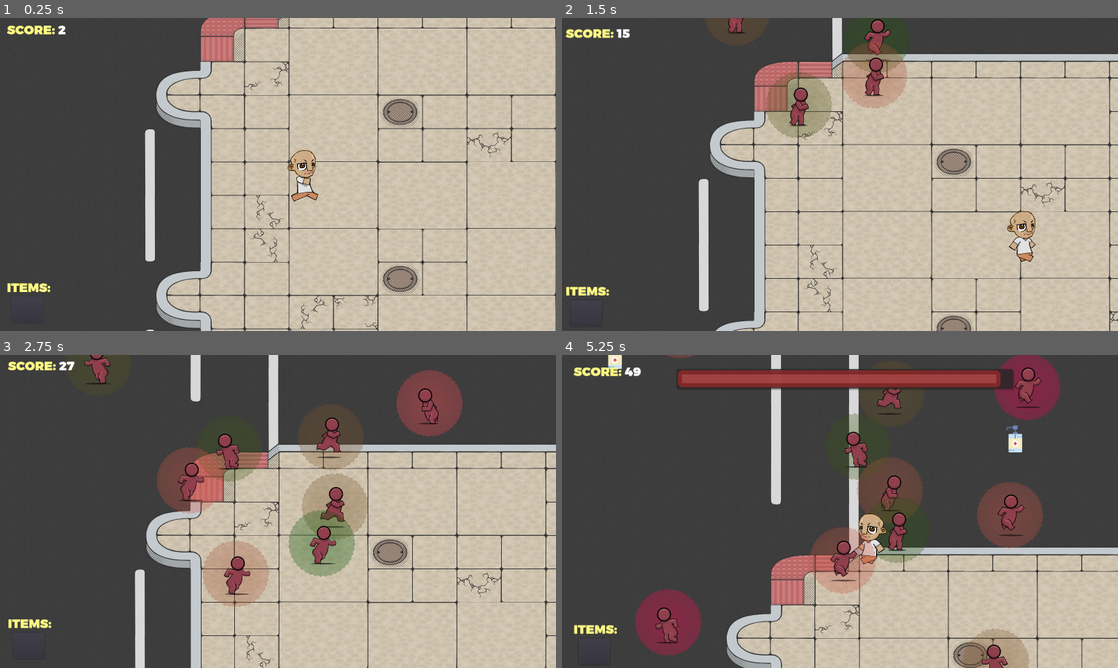
Above: before the commit, frames 1-4 (two rows, left to right).
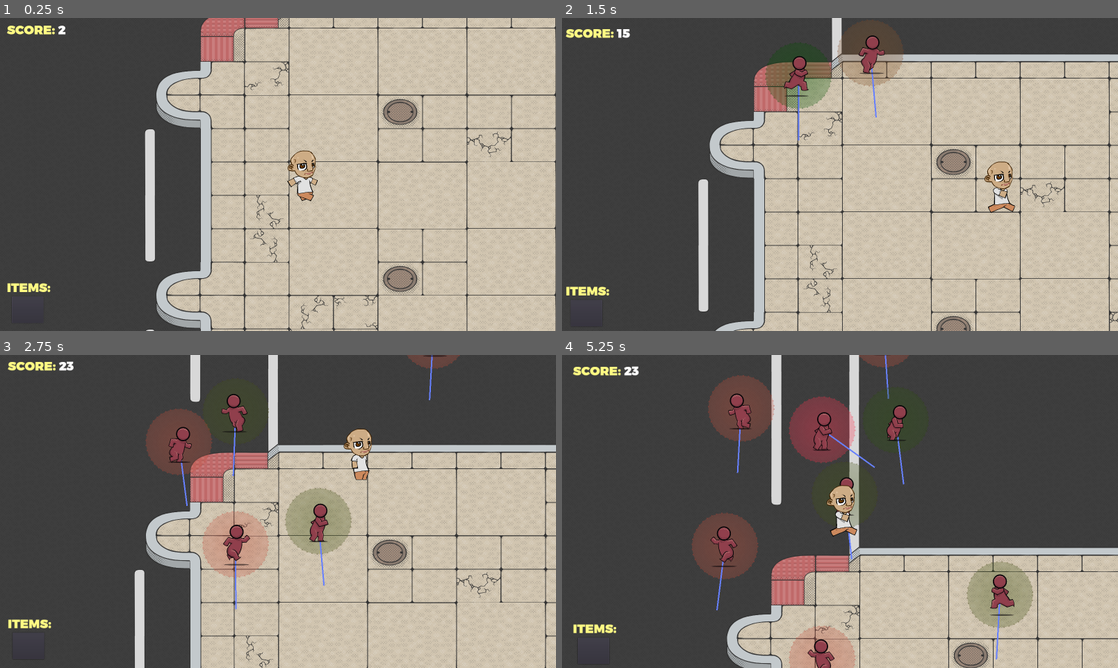
Above: after the commit, the same moments.

Repository: Mochiballz/Social_Distance_Simulator
Game: Godot game, scene res://Scenes/World.tscn
The game is run twice, just before and just after one commit, with the same random seed, the same clock (stepped at 60 frames per second) and the same inputs. The engine's default icon, where the game draws it, is replaced by a stand-in: a white triangle on a blue panel in a dark square.
Inputs (mouse positions are in pixels of both pictures, inside the frame that each line leads up to):
- Up to frame 1 (0.25 s): no input
- Up to frame 2 (1.5 s): tap Enter at 0.5 s; move the mouse to (962, 158) at 0.52 s; hold Right (ui_right) 0.53-1.28 s; click (962, 158) at 0.6 s; tap Shift (ui_dash, bound only before the commit) at 0.8, 1.35 s; move the mouse to (728, 190) at 1.27 s; hold Down (ui_down) from 1.28 s (still down)
- Up to frame 3 (2.75 s): click (166, 527) at 1.55 s; move the mouse to (333, 442) at 2.02 s; release Down (ui_down) at 2.03 s; hold Right (ui_right) from 2.03 s (still down); click (333, 442) at 2.1 s; tap Shift (ui_dash, bound only before the commit) at 2.3 s
- Up to frame 4 (5.25 s): move the mouse to (812, 574) at 2.77 s; release Right (ui_right) at 2.78 s; hold Up (ui_up) 2.78-3.53 s; tap Shift (ui_dash, bound only before the commit) at 2.85, 3.8, 4.35 s; click (812, 574) at 3.05 s; move the mouse to (1006, 558) at 3.52 s; hold Left (ui_left) 3.53-5.03 s; click (1006, 558) at 3.6 s; move the mouse to (673, 464) at 4.27 s; click (673, 464) at 4.55 s; move the mouse to (867, 511) at 5.02 s; hold Down (ui_down) from 5.03 s (still down); click (867, 511) at 5.1 s

The runs differ from the first frame. In frame 1, 0.3% of the frame differs, in the area x 51-58%, y 42-59%; in frame 2, 10%; in frame 3, 16%; in frame 4, 27%, in the area x 2-100%, y 0-100%.

Commit message:
Implemented JSON parsing, cleaned up older Infected functions

Diff:
--- /dev/null
+++ b/Data/infected_default.json
@@ -0,0 +1,20 @@
+{
+	"entity_type": "infected",
+	"entity_number": 1,
+	"speed": 300,
+
+	"behavior_array": [
+		{"behavior" : 0, "duration" : -1}
+	],
+	"formation_array": 3,
+
+	"odds": 1,
+	"spawners": [],
+	"spawner_rate_start": 0.5,
+	"spawner_rate_end": 0.5,
+	"spawner_delay": 0,
+
+	"aim_to_player": false,
+	"seek_to_player": false
+
+}
--- /dev/null
+++ b/Data/infected_loop_atp.json
@@ -0,0 +1,20 @@
+{
+	"entity_type": "infected",
+	"entity_number": 1,
+	"speed": 270,
+
+	"behavior_array": [
+		{"behavior" : 2, "duration" : -1}
+	],
+	"formation_array": 0,
+
+	"odds": 1,
+	"spawners": [],
+	"spawner_rate_start": 1.0,
+	"spawner_rate_end": 1.2,
+	"spawner_delay": 0,
+
+	"aim_to_player": true,
+	"seek_to_player": false
+
+}
--- /dev/null
+++ b/Data/item_revive.json
@@ -0,0 +1,20 @@
+{
+	"entity_type": "item",
+	"entity_number": 1,
+	"speed": 0,
+
+	"behavior_array": [
+		{"behavior" : 0, "duration" : -1}
+	],
+	"formation_array": 0,
+
+	"odds": 1,
+	"spawners": [],
+	"spawner_rate_start": 10.0,
+	"spawner_rate_end": 10.0,
+	"spawner_delay": 0,
+
+	"aim_to_player": false,
+	"seek_to_player": false
+
+}
--- a/Scenes/Infected.tscn
+++ b/Scenes/Infected.tscn
@@ -1,9 +1,10 @@
-[gd_scene load_steps=7 format=2]
+[gd_scene load_steps=8 format=2]
 
 [ext_resource path="res://Resources/Sprites/Temp_Character_Anim.tres" type="SpriteFrames" id=1]
 [ext_resource path="res://Scripts/Infected.gd" type="Script" id=2]
 [ext_resource path="res://Resources/Sprites/temp_danger_zone.png" type="Texture" id=3]
 [ext_resource path="res://Scripts/InfectionRange.gd" type="Script" id=4]
+[ext_resource path="res://Scripts/AvoidanceRay.gd" type="Script" id=5]
 
 [sub_resource type="CircleShape2D" id=1]
 radius = 93.0
@@ -36,12 +37,19 @@
 [node name="OverlapLines" type="Node2D" parent="InfectionRange"]
 visible = false
 
+[node name="AvoidanceRay" type="RayCast2D" parent="."]
+script = ExtResource( 5 )
+
+[node name="DebugLine" type="Line2D" parent="AvoidanceRay"]
+width = 4.0
+
 [node name="SpriteGroup" type="Node2D" parent="."]
 
 [node name="AnimatedSprite" type="AnimatedSprite" parent="SpriteGroup"]
 scale = Vector2( 0.4, 0.4 )
 frames = ExtResource( 1 )
 animation = "run"
+frame = 1
 playing = true
 
 [node name="CollisionShape2D" type="CollisionShape2D" parent="."]
--- a/Scenes/Player.tscn
+++ b/Scenes/Player.tscn
@@ -68,7 +68,7 @@
 scale = Vector2( 0.344928, 0.33913 )
 frames = SubResource( 1 )
 animation = "run"
-frame = 2
+frame = 7
 playing = true
 
 [node name="CollisionBox" type="CollisionShape2D" parent="."]
--- a/Scenes/World.tscn
+++ b/Scenes/World.tscn
@@ -228,7 +228,6 @@
 [node name="InfectedTimers" type="Node" parent="SpawnTimers"]
 
 [node name="ItemTimers" type="Node" parent="SpawnTimers"]
-[connection signal="velocity_change" from="Entities/Player" to="Interface/InterfaceCamera" method="_on_Player_velocity_change"]
 [connection signal="velocity_change" from="Entities/Player" to="Interface" method="_on_Player_velocity_change"]
 [connection signal="pressed" from="Interface/GameOver/VBoxContainer/Buttons/Retry" to="." method="_on_Retry_pressed"]
 [connection signal="pressed" from="Interface/GameOver/VBoxContainer/Buttons/Quit" to="." method="_on_Quit_pressed"]
--- /dev/null
+++ b/Scripts/AvoidanceRay.gd
@@ -0,0 +1,18 @@
+extends RayCast2D
+
+var infected_reference
+var radius
+
+func _ready():
+	infected_reference = get_parent()
+	radius = infected_reference.get_node("InfectionRange/CollisionShape2D").shape.radius
+
+	$DebugLine.add_point(Vector2.ZERO)
+	$DebugLine.add_point(cast_to)
+	set_physics_process(true)
+
+func _physics_process(delta):
+	cast_to = infected_reference.velocity * radius * 2
+	$DebugLine.clear_points()
+	$DebugLine.add_point(Vector2.ZERO)
+	$DebugLine.add_point(cast_to)
--- a/Scripts/Infected.gd
+++ b/Scripts/Infected.gd
@@ -16,8 +16,8 @@
 
 # COUGH VARIABLES
 var coughing = false
-export(float) var cough_wait_time = 0.75
-export(float) var cough_duration_time = 0.15
+export(float) var cough_wait_time = 1.0
+export(float) var cough_duration_time = 0.05
 
 # BEHAVIOR VARIABLES
 var behavior_active = false
--- a/Scripts/InfectionRange.gd
+++ b/Scripts/InfectionRange.gd
@@ -1,7 +1,7 @@
 extends Area2D
 
 var overlapping_infected = false
-var repel_enabled = false
+var repel_enabled = true
 var overlapping_infected_ids = {} #
 
 # Exerts force on itself from overlapping 'Infected' instances, has 'cushion'
@@ -23,7 +23,7 @@
 		#			if(area_force.length() > max_force_length):
 		#				max_force_length = area_force.length()
 
-					var mag = get_parent().magnitude * exp(-area_force.length() * 12 / distance_max)
+					var mag = get_parent().magnitude * ease(1 - (area_force.length() / distance_max), 6)
 					net_force = net_force + (area_force * mag)
 
 				elif area.get_parent() is Player:
--- a/Scripts/Player.gd
+++ b/Scripts/Player.gd
@@ -3,7 +3,7 @@
 class_name Player
 
 const SPEED_DIFF_TOLERANCE = 0.0001
-const SPEED_REDUCTION_TIME = 2.0
+const SPEED_REDUCTION_TIME = 0.4
 
 export(Vector2) onready var velocity
 export(float) onready var speed
@@ -12,28 +12,33 @@
 
 export(bool) onready var has_revive = false
 var overlapping_infected = false
+var is_dashing = false
 
 # Screen Shift Player Movement Variables
 signal velocity_change(vel, mag)
 var shift_magnitude
 
 func motion_input():
-	var input = Vector2.ZERO
+	if not is_dashing:
+		var input = Vector2.ZERO
 
-	input.x += float(Input.is_action_pressed('ui_right'))
-	input.x -= float(Input.is_action_pressed('ui_left'))
-	input.y -= float(Input.is_action_pressed('ui_up'))
-	input.y += float(Input.is_action_pressed('ui_down'))
+		input.x += float(Input.is_action_pressed('ui_right'))
+		input.x -= float(Input.is_action_pressed('ui_left'))
+		input.y -= float(Input.is_action_pressed('ui_up'))
+		input.y += float(Input.is_action_pressed('ui_down'))
 
-	if input.length() != 0:
-		input = input.normalized()
+		if input.length() != 0:
+			input = input.normalized()
 
-	velocity = input
-	emit_signal("velocity_change", velocity, shift_magnitude)
+		velocity = input
+		emit_signal("velocity_change", velocity, shift_magnitude)
 
 func dash_input():
 	if Input.is_action_just_pressed("ui_dash"):
+		var mouse_direction = global_position.direction_to(get_global_mouse_position())
+		velocity = mouse_direction
 		speed = dash_speed
+		is_dashing = true
 		$SpeedReduceTimer.start()
 
 func gui_input():
@@ -54,14 +59,13 @@
 
 # Checks if Infected coughs on player when overlapping
 func coughing_check():
-	if overlapping_infected:
+	if overlapping_infected and not is_dashing:
 		for area in $DetectionBox.get_overlapping_areas():
-			if area.get_parent() is Infected:
-				if area.get_parent().coughing:
-					var infected_bar = get_node("/root/World/Interface/InfectedTimerBar")
-					if infected_bar.get_node("Timer").is_stopped():
-						infected_bar.visible = true
-						infected_bar.get_node("Timer").start()
+			if area.get_parent() is Infected and area.get_parent().coughing:
+				var infected_bar = get_node("/root/World/Interface/InfectedTimerBar")
+				if infected_bar.get_node("Timer").is_stopped():
+					infected_bar.visible = true
+					infected_bar.get_node("Timer").start()
 
 func revive_check():
 	var revive_sprite = get_node("/root/World/Interface/Items/ReviveContainer/Sprite")
@@ -77,20 +81,13 @@
 		return
 	else:
 		var t = ($SpeedReduceTimer.wait_time - $SpeedReduceTimer.time_left) / $SpeedReduceTimer.wait_time
-		var s = ease(t, 1)
-		var new_speed = (difference - (difference * s)) + normal_speed
+		var new_speed = (difference - (difference * t)) + normal_speed
 		speed = new_speed
-
-func _input(event):
-	if event is InputEventKey:
-		motion_input()
-		dash_input()
-		gui_input()
 
 func _ready():
 	velocity = Vector2(0,0)
 	normal_speed = 400
-	dash_speed = 1200
+	dash_speed = 1600
 	speed = normal_speed
 
 	shift_magnitude = 32
@@ -101,6 +98,10 @@
 	coughing_check()
 	revive_check()
 	reduce_speed_to_normal()
+
+	motion_input()
+	gui_input()
+	dash_input()
 
 	motion_animation()
 	move_and_slide(velocity * speed * scale)
@@ -128,4 +129,6 @@
 
 
 func _on_SpeedReduceTimer_timeout():
+	is_dashing = false
+	velocity = Vector2.ZERO
 	$SpeedReduceTimer.set_wait_time(SPEED_REDUCTION_TIME)
--- a/Scripts/SpawnPoint.gd
+++ b/Scripts/SpawnPoint.gd
@@ -6,9 +6,9 @@
 # ENTITY/SPAWN POINT VARIABLES
 # New instances will be made each "spawn()" call
 export var entities = []
-export(int) var entity_number = 1
-export(single_state) var entity_behavior = single_state.CURVE
-export(group_state) var formation = group_state.WAVE_STATIC
+export(int) var entity_number
+export(single_state) var entity_behavior
+export(group_state) var formation
 
 export(float) var angle # The angle at which the wave/blast is facing
 var angle_vector
@@ -53,6 +53,7 @@
 
 	blast_arc = PI / 3
 	blast_layers = 1
+
 
 func load_template(temp):
 	entity_behavior = temp.behavior
@@ -89,7 +90,10 @@
 		group_state.BLAST_RANDOM:
 			entities = create_blast_random(entity_type)
 		_:
+			print("No enumeration found")
 			pass
+
+
 
 func wave_alignment(i): # Creates the entity offset for wave formations
 	var alignment
--- a/Scripts/Timeline.gd
+++ b/Scripts/Timeline.gd
@@ -20,6 +20,7 @@
 	var spawn_delay : float # Wait time before spawning begins
 
 	var aim_to_player : bool # AtP
+	var seek_to_player : bool
 
 var round_queue : Array = []
 
@@ -39,6 +40,36 @@
 	func _init(d : float = 0.0, o : int = 0):
 		duration = d
 		ordered = o
+
+	func add_entity(json):
+		var template = EntityTemplate.new()
+
+		template.speed = json["speed"]
+		template.entity_number = json["entity_number"]
+
+		template.behavior = int(json["behavior_array"][0]["behavior"])
+		template.formation = int(json["formation_array"])
+
+		template.odds = json["odds"]
+		template.spawners = json["spawners"]
+
+		template.spawn_rate_start = json["spawner_rate_start"]
+		template.spawn_rate_end = json["spawner_rate_end"]
+		template.spawn_delay = json["spawner_delay"]
+
+		template.aim_to_player = json["aim_to_player"]
+		template.seek_to_player = json["seek_to_player"]
+
+		if json["entity_type"] == "infected":
+			in_queue.push_back(template)
+		elif json["entity_type"] == "item":
+			it_queue.push_back(template)
+		else:
+			pass
+
+	func add_entities(list):
+		for e in list:
+			self.add_entity(e)
 
 	func add_infected(s : float, n : int, b, f, o : int, sp : Array, st : float, e : float = -1, d : float = 0.0, atp : bool = false):
 		var infected_template = EntityTemplate.new()
@@ -118,6 +149,12 @@
 		else:
 			return select_rand_infected()
 
+	func change_difficulty(n): # n = the magnitude of difficulty increase (n = 1 does nothing)
+		for i in in_queue:
+			i.spawn_rate_start = i.spawn_rate_start * n
+			i.spawn_rate_end = i.spawn_rate_end * n
+
+
 func _ready():
 	var spawnpoint_range = range(0, get_node("/root/World/Spawners").get_child_count() - 1)
 	var reduced_spawnpoints = spawnpoint_range.slice(spawnpoint_range[1], spawnpoint_range[spawnpoint_range.size() - 1])
@@ -127,11 +164,49 @@
 	var round_2 = Round.new(10.0)
 	var round_3 = Round.new()
 
+
+
+	# IMPORT JSON DATA - Infected/Item Types
+	# Infected Default
+	var file_infected_default = File.new()
+	var file_item_revive = File.new()
+	var file_infected_loop_atp = File.new()
+
+	file_infected_default.open("res://Data/infected_default.json", file_infected_default.READ)
+	file_item_revive.open("res://Data/item_revive.json", file_item_revive.READ)
+	file_infected_loop_atp.open("res://Data/infected_loop_atp.json", file_item_revive.READ)
+
+	var json_infected_default = file_infected_default.get_as_text()
+	var json_item_revive = file_item_revive.get_as_text()
+	var json_infected_loop_atp = file_infected_loop_atp.get_as_text()
+
+	var infected_default = parse_json(json_infected_default)
+	var item_revive = parse_json(json_item_revive)
+	var infected_loop_atp = parse_json(json_infected_loop_atp)
+
+	file_infected_default.close()
+	file_item_revive.close()
+	file_infected_loop_atp.close()
+
+	# CREATE ROUND ARRAYS
+	# Round 0 (Test)
+	infected_default["spawners"] = reduced_spawnpoints
+	item_revive["spawners"] = spawnpoint_range
+	infected_loop_atp["spawners"] = reduced_spawnpoints
+
+	var round_0_test = Round.new(12.0)
+	var entity_list_test_0 = [infected_default, item_revive, infected_loop_atp]
+
+	round_0_test.add_entities(entity_list_test_0)
+	round_queue = [ round_0_test ]
+
+
+
 	# Round 0 + Item
 	var round_0_infected = [
 #        Speed   Number   Behavior               Formation                 Odds   Spawners             Rate Start   Rate End   Delay   AtP
-		[300,    1,       single_state.LINEAR,   group_state.WAVE_RANDOM,  4,     reduced_spawnpoints, 0.2,         0.6,       0.0,    false],
-		[400,    1,       single_state.LINEAR,   group_state.WAVE_STATIC,  4,     reduced_spawnpoints, 1.0,         2.0,       0.0,    true],
+		[300,    1,       single_state.LINEAR,   group_state.WAVE_RANDOM,  4,     reduced_spawnpoints, 0.2,         0.3,       0.0,    false],
+		[400,    1,       single_state.LINEAR,   group_state.WAVE_STATIC,  4,     reduced_spawnpoints, 0.5,         1.0,       0.0,    true],
 	]
 	var item = [
 		[0,      1,       single_state.LINEAR,   group_state.WAVE_STATIC,  1,     spawnpoint_range,    2.0,        2.0]
@@ -146,9 +221,9 @@
 
 	# Round 1
 	var round_1_infected = [
-		[300,    1,       single_state.LINEAR,   group_state.WAVE_STATIC,  4,     spawnpoint_range,    1.0,         1.0,       0.0,    true],
-		[300,    1,       single_state.CURVE,    group_state.WAVE_STATIC,  3,     spawnpoint_range,    1.0,         1.0,       0.0,    true],
-		[220,    1,       single_state.LOOP,     group_state.WAVE_STATIC,  3,     spawnpoint_range,    1.0,         1.0,       0.0,    false],
+		[300,    1,       single_state.LINEAR,   group_state.WAVE_STATIC,  4,     spawnpoint_range,    0.6,         1.0,       0.0,    false],
+		[300,    1,       single_state.CURVE,    group_state.WAVE_STATIC,  3,     spawnpoint_range,    1.0,         3.0,       0.0,    true],
+		[220,    1,       single_state.LOOP,     group_state.WAVE_RANDOM,  3,     spawnpoint_range,    1.0,         1.0,       0.0,    false],
 #		[220,    3,       single_state.LINEAR,   group_state.WAVE_DIVERGE, 2,     spawnpoint_range,    1.0,         1.0,       0.0,    true]
 	]
 
@@ -157,12 +232,12 @@
 		[220,    5,       single_state.SINUSOID, group_state.WAVE_DIVERGE, 1,     spawnpoint_range,    4.0,         4.0,       0.0,    false]
 	]
 
-	round_queue = [ round_0, round_1, round_2 ]
+#	round_queue = [ round_0, round_1, round_2 ]
 	var round_infected = [ round_0_infected, round_1_infected, round_2_infected ]
 	var round_item = [ item, item, item ]
 
-	for i in range(round_queue.size()):
-		for j in round_infected[i]:
-			round_queue[i].add_infected(j[0], j[1], j[2], j[3], j[4], j[5], j[6], j[7], j[8], j[9])
-		for k in round_item[i]:
-			round_queue[i].add_item(k[0], k[1], k[2], k[3], k[4], k[5], k[6], k[7])
+#	for i in range(round_queue.size()):
+#		for j in round_infected[i]:
+#			round_queue[i].add_infected(j[0], j[1], j[2], j[3], j[4], j[5], j[6], j[7], j[8], j[9])
+#		for k in round_item[i]:
+#			round_queue[i].add_item(k[0], k[1], k[2], k[3], k[4], k[5], k[6], k[7])
--- a/Scripts/World.gd
+++ b/Scripts/World.gd
@@ -90,6 +90,7 @@
 	for e in spawn_point.entities:
 		e.speed = infected_template.speed
 		$Entities.add_child(e)
+
 
 
 func spawn_item(item_template):
@@ -159,6 +160,10 @@
 
 func _on_RoundTimer_timeout():
 	clear_spawn_timers()
+	if round_index == $Timeline.round_queue.size() - 1:
+		for r in $Timeline.round_queue:
+			r.change_difficulty(0.9)
+
 	round_index = (round_index + 1) % $Timeline.round_queue.size()
 	current_round = $Timeline.round_queue[round_index]
 	current_in = 0
@@ -175,11 +180,9 @@
 	var is_item = false
 	if template.speed > 0:
 		spawn_infected(template)
-		print("Infected spawned")
 	else:
 		is_item = true
 		spawn_item(template)
-		print("Item spawned")
 
 	if current_round.ordered > 0:
 		var timers
--- /dev/null
+++ b/infected_loop_atp.json
@@ -0,0 +1,20 @@
+{
+	"entity_type": "infected",
+	"entity_number": 1,
+	"speed": 270,
+
+	"behavior_array": [
+		{"behavior" : 2, "duration" : -1}
+	],
+	"formation_array": 0,
+
+	"odds": 1,
+	"spawners": [],
+	"spawner_rate_start": 0.2,
+	"spawner_rate_end": 0.6,
+	"spawner_delay": 0,
+
+	"aim_to_player": true,
+	"seek_to_player": false
+
+}
--- a/project.godot
+++ b/project.godot
@@ -79,7 +79,7 @@
 }
 ui_dash={
 "deadzone": 0.5,
-"events": [ Object(InputEventKey,"resource_local_to_scene":false,"resource_name":"","device":0,"alt":false,"shift":false,"control":false,"meta":false,"command":false,"pressed":false,"scancode":16777237,"unicode":0,"echo":false,"script":null)
+"events": [ Object(InputEventMouseButton,"resource_local_to_scene":false,"resource_name":"","device":0,"alt":false,"shift":false,"control":false,"meta":false,"command":false,"button_mask":0,"position":Vector2( 0, 0 ),"global_position":Vector2( 0, 0 ),"factor":1.0,"button_index":1,"pressed":false,"doubleclick":false,"script":null)
  ]
 }
 
